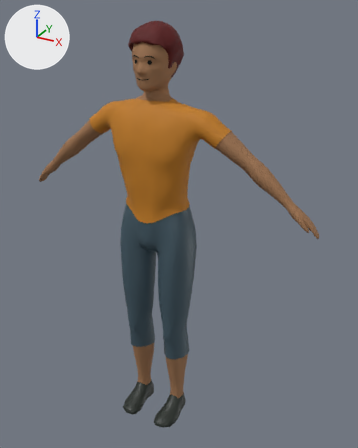
The glTF model Assets/Players/MalePlayerModel.glb: old version first, new version second.
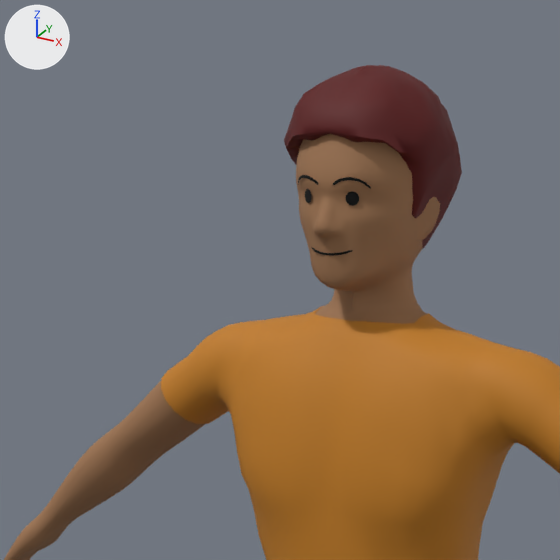
There are two pictures of each version: one whole from a camera (50 mm lens) standing at (0.974, -1.581, 1.744) and looking at (0.069, 0.064, 0.921), one close up on the part from 11% to 60% of the width and 0% to 39% of the height. Every picture has the same lights, and +X, +Y and +Z are marked at upper left.

Script lines for the objects in view, before the commit:
```python
mat_hair_001 = principled_material('Hair.001')
mat_hair_001.base_color = (0.1, 0.0, 0.0)  # dark red #590000
mat_hair_001.roughness = 0.7
me_cube_004 = bpy.data.meshes.new('Cube.004')
me_cube_004.from_pydata(...)  # 4459 vertices, 8696 faces; spans x -0.65..0.65, y -0.15..0.14, z 0.01..1.7
# faces by material slot: [4078, 696, 1944, 1302, 522, 154]
me_cube_004.materials.append(mat_skin_001)  # brown #9e7350
me_cube_004.materials.append(mat_hair_001)  # dark red #590000
me_cube_004.materials.append(mat_shirt_001)  # orange #c27c1b
me_cube_004.materials.append(mat_pants_001)  # dark blue #405661
me_cube_004.materials.append(mat_shoes_001)  # black #212922
me_cube_004.materials.append(mat_face_001)  # black #000000
ob_male_player_lod0 = bpy.data.objects.new('Male_Player_LOD0', me_cube_004)
ob_male_player_lod0.location = (0.0, 0.0, 0.0)
```
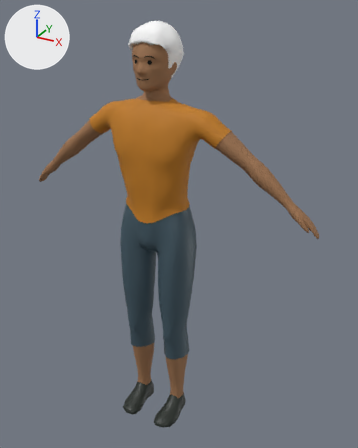
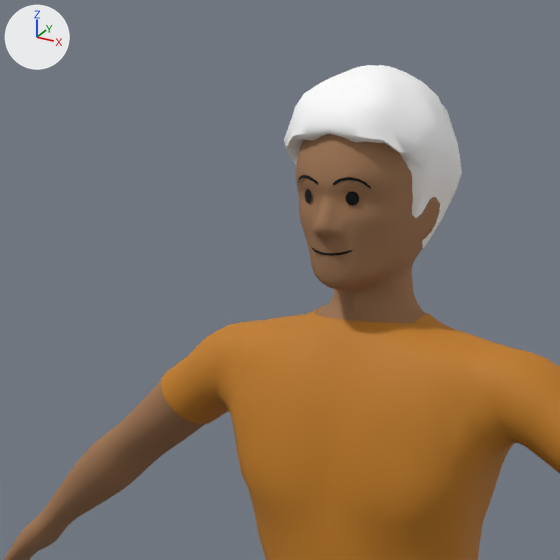
Pixel boxes (x1, y1, x2, y2) of what changed, in the close-ups (560 x 560 px):
```json
{"object": "Male_Player_LOD0", "change": "recoloured", "before": [284, 65, 462, 251], "after": [284, 65, 462, 251]}
```

Edits to the scene script, one JSON object a line:
```json
{"op": "set", "path": "mat_hair_001.base_color", "old": "(0.1, 0.0, 0.0)", "new": "(1.0, 1.0, 1.0)", "note": "dark red #590000 -> white #ffffff"}
```
